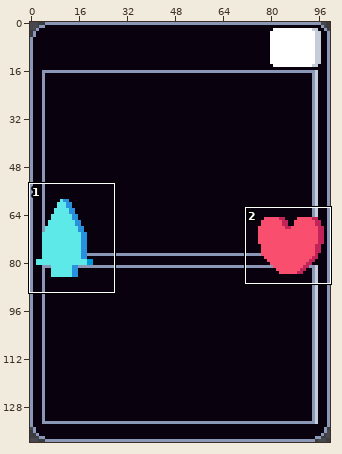
Pixel-art file -- Assets/Sprites/UI/CardFrame.aseprite. The first picture is a wide view before the edit; the outline marks the close-up.
Close-up. Old version:
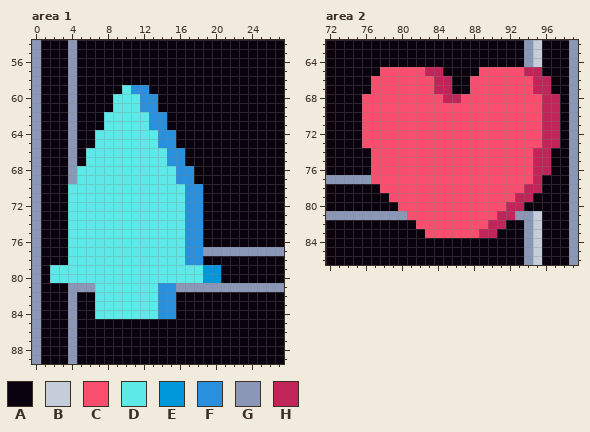
100x140 pixels, 1 frame. Shown: area 1: x 0..27, y 54..89; area 2: x 72..99, y 62..86.
Palette (. is transparent): A #09010d  B #c5cddb  C #f94e6d  D #5ee9e9  E #0098db  F #2890dc  G #8b97b6  H #c12458
After:
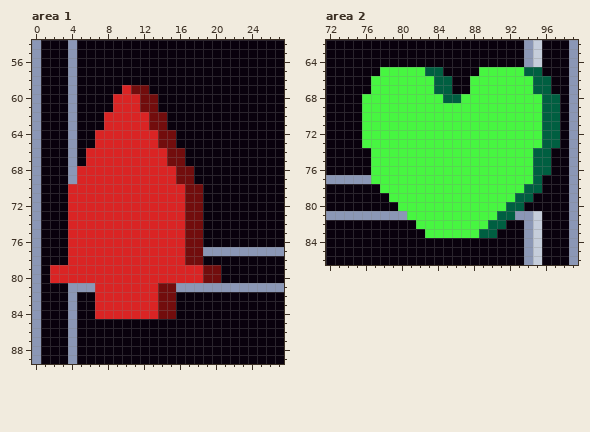
Log entry: Updating Card Display to show exact life total
The edit:
colour C: #f94e6d -> #47f641
colour D: #5ee9e9 -> #da2424
colour F: #2890dc -> #720d0d
colour H: #c12458 -> #005f41
Changed rows in their new state; - is a pixel that keeps its letter.
Area 1, layer "Attack":
first column x 19:
79 FF
80 FF
Boxes around the changes in both close-ups, in picture pixels (x1, y1, x2, y2):
changed: (50, 85, 221, 319)
changed: (362, 67, 560, 238)
